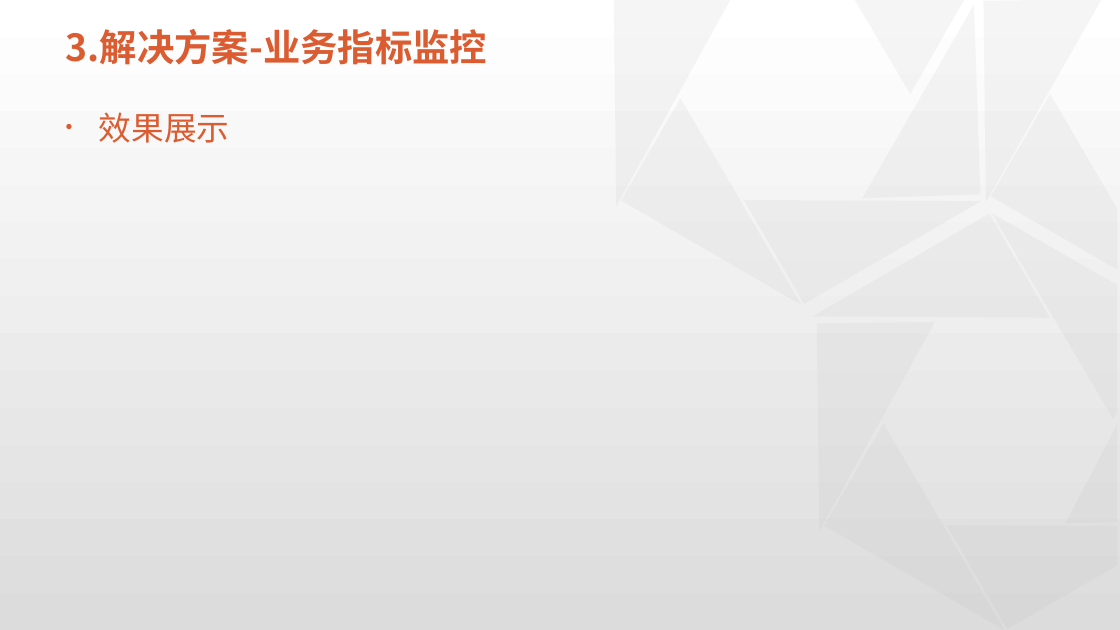
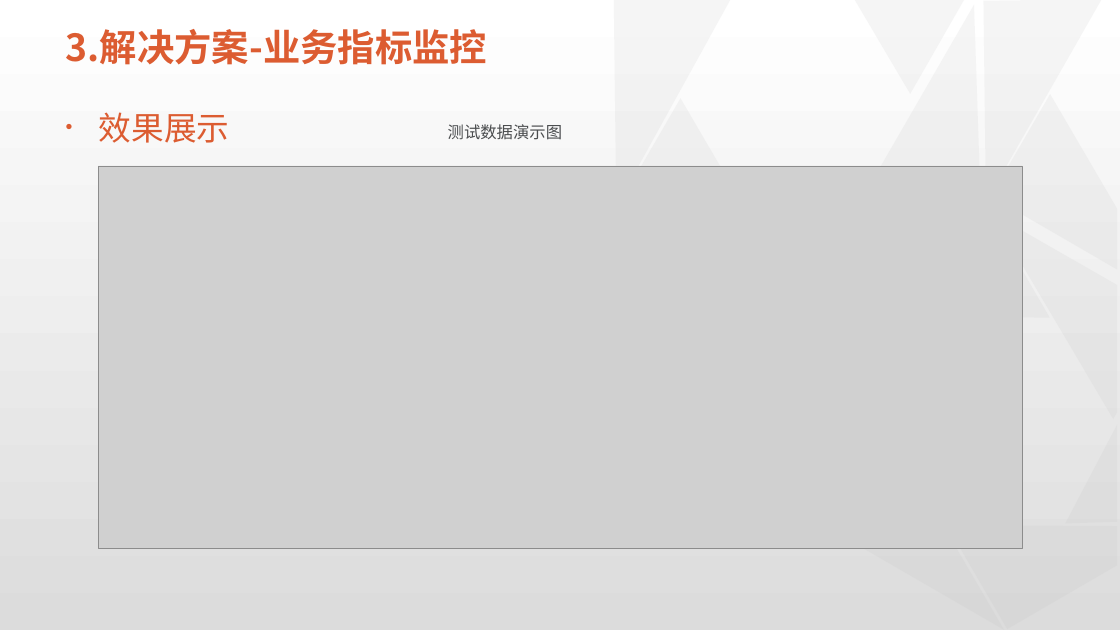
Before and after one commit to physicsLoveJava/java-miscellaneous, a slide deck: slide 17 of tech-interview/a-task/实习总结终板.pptx (slide 19 before the commit). Drawn at 1120x630 pixels with LibreOffice and Linux fonts; fonts in the diff are those of the drawing; grey boxes stand for pictures; background and template pictures are left out. Boxes give left, top, right and bottom in pixels: in the first picture for what was removed or moved away, otherwise in the second. Text is boxed around its words. In the diff, an @@ line names an element or a change of style, - is before the commit and + after.

```diff
--- a/tech-interview/a-task/实习总结终板.pptx
+++ b/tech-interview/a-task/实习总结终板.pptx
@@ text added at (448,124,562,140), 14 pt, text #4B4D4F @@
+测试数据演示图
@@ picture added at (98,166,1023,549) @@
@@ right triangle removed at (817,322,938,532) @@
```
Also in this commit, not shown: 6 other slides changed, 2 slides added, 2 other files.
